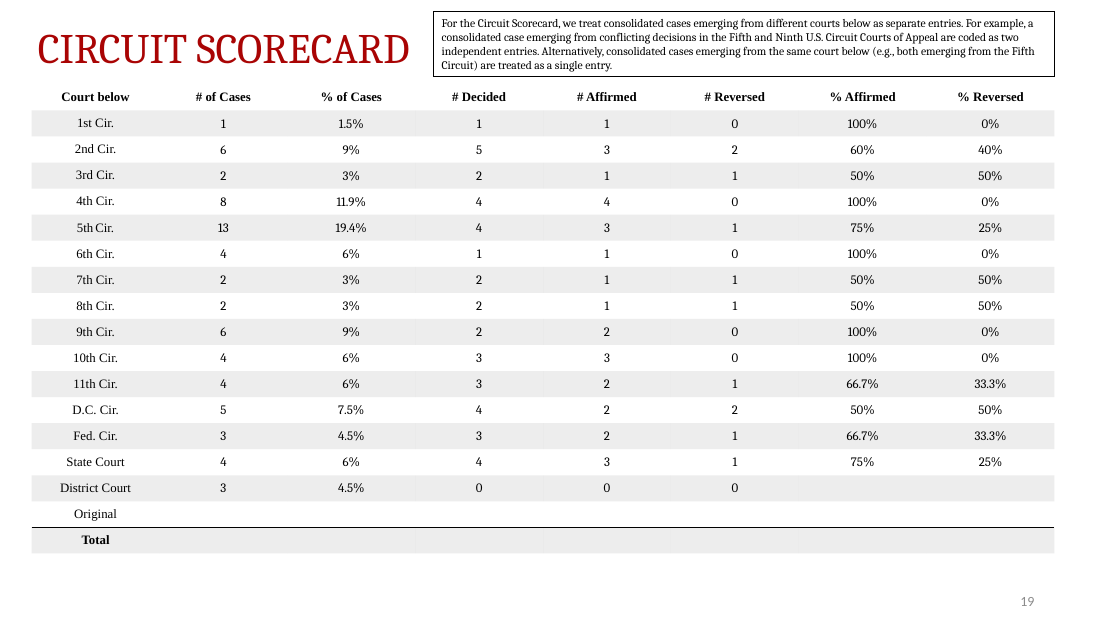
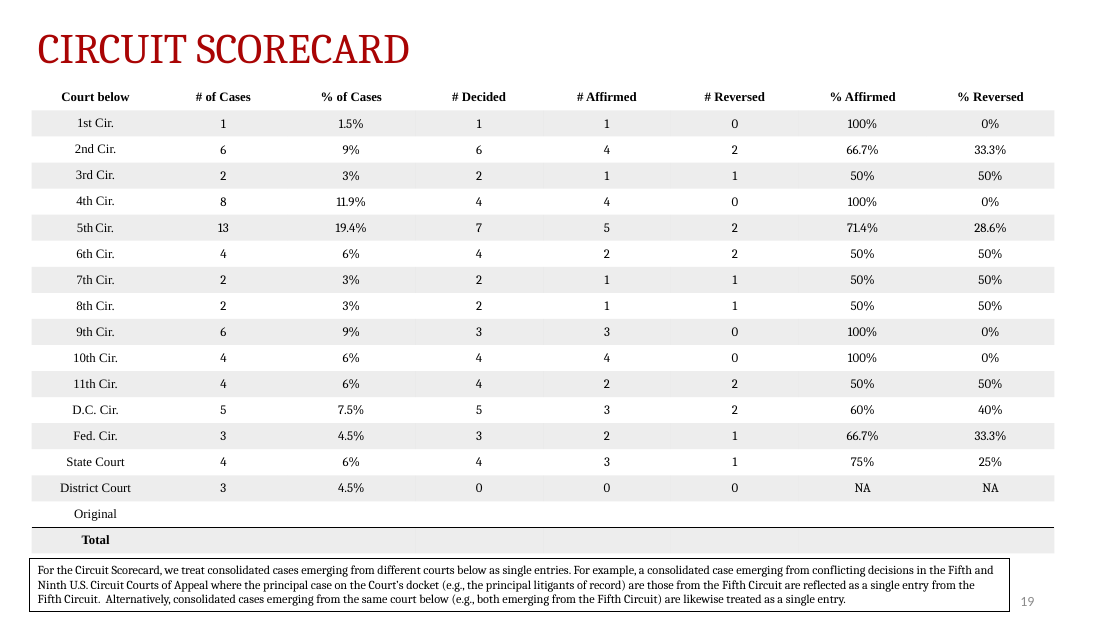
Before and after one commit to JakeTruscott/scotuswatch, a slide deck: slide 19 of Stat Reviews/OT24_StatReview/compilation/SCOTUSBlog/statpack_OT24.pptx. Drawn at 1120x630 pixels with LibreOffice and Linux fonts; fonts in the diff are those of the drawing. Boxes give left, top, right and bottom in pixels: in the first picture for what was removed or moved away, otherwise in the second. Text is boxed around its words. In the diff, an @@ line names an element or a change of style, - is before the commit and + after.

```diff
--- a/Stat Reviews/OT24_StatReview/compilation/SCOTUSBlog/statpack_OT24.pptx
+++ b/Stat Reviews/OT24_StatReview/compilation/SCOTUSBlog/statpack_OT24.pptx
@@ table at bbox=[32, 84, 1054, 554] @@
-row 3: 2nd Cir. | 6 | 9% | 5 | 3 | 2 | 60% | 40%
+row 3: 2nd Cir. | 6 | 9% | 6 | 4 | 2 | 66.7% | 33.3%
-row 6: 5th Cir. | 13 | 19.4% | 4 | 3 | 1 | 75% | 25%
+row 6: 5th Cir. | 13 | 19.4% | 7 | 5 | 2 | 71.4% | 28.6%
-row 7: 6th Cir. | 4 | 6% | 1 | 1 | 0 | 100% | 0%
+row 7: 6th Cir. | 4 | 6% | 4 | 2 | 2 | 50% | 50%
-row 10, column 4: 2
+row 10, column 4: 3
-row 10, column 5: 2
+row 10, column 5: 3
-row 11, column 4: 3
+row 11, column 4: 4
-row 11, column 5: 3
+row 11, column 5: 4
-row 12: 11th Cir. | 4 | 6% | 3 | 2 | 1 | 66.7% | 33.3%
+row 12: 11th Cir. | 4 | 6% | 4 | 2 | 2 | 50% | 50%
-row 13: D.C. Cir. | 5 | 7.5% | 4 | 2 | 2 | 50% | 50%
+row 13: D.C. Cir. | 5 | 7.5% | 5 | 3 | 2 | 60% | 40%
-row 16, column 7: 
+row 16, column 7: NA
-row 16, column 8: 
+row 16, column 8: NA
@@ rectangle "For the Circuit Scorecard, we ...": place and size @@
-rectangle "For the Circuit Scorecard, we ..." at bbox=[434, 12, 1055, 76]
+rectangle "For the Circuit Scorecard, we ..." at bbox=[29, 559, 1010, 612]
@@ text in rectangle at bbox=[38, 565, 994, 606]: text changed; size 10 to 10.5 pt @@
-For the Circuit Scorecard, we treat consolidated cases emerging from different courts below as separate entries. For example, a consolidated case emerging from conflicting decisions in the Fifth and Ninth U.S. Circuit Courts of Appeal are coded as two independent entries. Alternatively, consolidated cases emerging from the same court below (e.g., both emerging from the Fifth Circuit) are treated as a single entry.
+For the Circuit Scorecard, we treat consolidated cases emerging from different courts below as single entries. For example, a consolidated case emerging from conflicting decisions in the Fifth and Ninth U.S. Circuit Courts of Appeal where the principal case on the Court’s docket (e.g., the principal litigants of record) are those from the Fifth Circuit are reflected as a single entry from the Fifth Circuit. Alternatively, consolidated cases emerging from the same court below (e.g., both emerging from the Fifth Circuit) are likewise treated as a single entry.
```
Also in this commit, not shown: 11 other slides changed, 49 other files.
